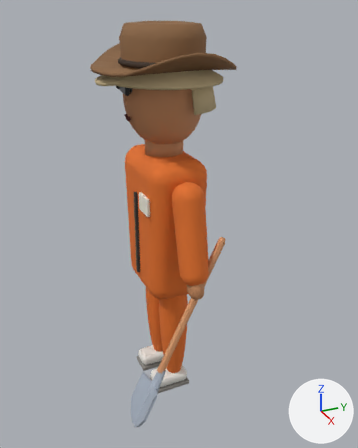
A saved change to the glTF model public/models/camper.glb.
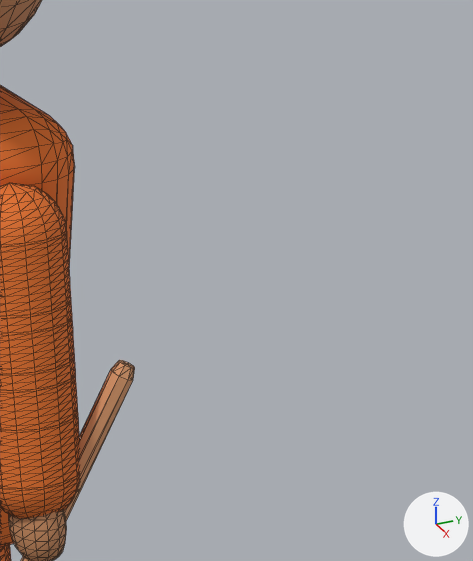
Each version is shown whole from a 50 mm camera at (3.15, -1.3, 2.94) aimed at (0.07, 0.08, 1.4), then close up on the part from 51% to 92% of the width and 28% to 67% of the height. The lights are fixed; the arrows at lower right show +X, +Y and +Z. The last two pictures show the newer version. The close-ups show mesh edges as thin lines. Where no turn or scale is listed for an object, it has been applied to the vertices.

Objects in the first close-up: 'CGLCamper_Head', 'CGLCamper_R_Hand', 'CGLCamper_R_ShovelShaft', 'CGLCamper_R_Sleeve', 'CGLCamper_Torso' and 2 more.
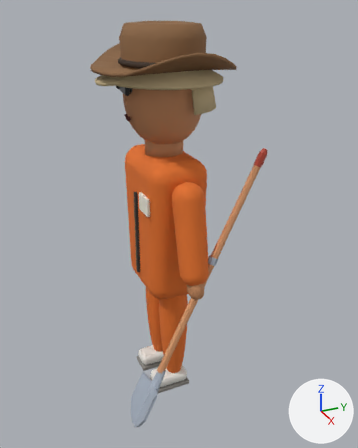
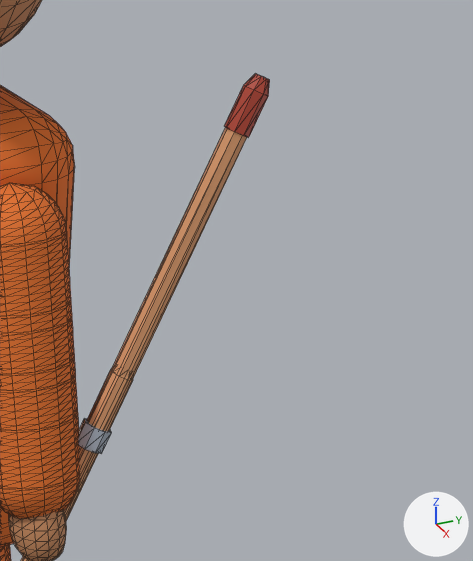
Location of each change, [x1, y1, x2, y2] in pixels of the close-ups (473 x 561 px):
'CGLCamper_R_ShovelShaftLong', added (orange): after [112, 128, 247, 378]
'CGLCamper_R_ShovelCapLong', added (red): after [224, 74, 270, 138]
'CGLCamper_R_ShovelCollarLong', added: after [78, 418, 112, 453]

Patch to the scene script:
```diff
--- a/public/models/camper.glb.py
+++ b/public/models/camper.glb.py
@@ mat_cgl_longcapred @@
+mat_cgl_longcapred = principled_material('CGL_LongCapRed')
+mat_cgl_longcapred.base_color = (0.434, 0.0513, 0.0252)  # red #b0402c
+mat_cgl_longcapred.roughness = 0.6
@@ me_cglcamper_r_shovelshaftlong @@
+me_cglcamper_r_shovelshaftlong.from_pydata(...)  # 18 vertices, 32 faces; spans x -0.026..0.026, y -0.023..0.723, z -0.011..1.449
+me_cglcamper_r_shovelshaftlong.materials.append(mat_cgl_woodpeach)  # orange #d99a6c
@@ me_cglcamper_r_shovelcollarlong @@
+me_cglcamper_r_shovelcollarlong.from_pydata(...)  # 18 vertices, 32 faces; spans x -0.0325..0.0325, y -0.0292..0.0511, z -0.0142..0.0592
+me_cglcamper_r_shovelcollarlong.materials.append(mat_cgl_steelblue)  # light grey #a9b3c1
@@ me_cglcamper_r_shovelcaplong @@
+me_cglcamper_r_shovelcaplong.from_pydata(...)  # 26 vertices, 48 faces; spans x -0.0273..0.0273, y -0.0245..0.0666, z -0.012..0.1147
+me_cglcamper_r_shovelcaplong.materials.append(mat_cgl_longcapred)  # red #b0402c
@@ ob_cglcamper_r_shovelshaftlong @@
+ob_cglcamper_r_shovelshaftlong = bpy.data.objects.new('CGLCamper_R_ShovelShaftLong', me_cglcamper_r_shovelshaftlong)
+ob_cglcamper_r_shovelshaftlong.location = (0.545, -0.276, 0.509)
@@ ob_cglcamper_r_shovelcollarlong @@
+ob_cglcamper_r_shovelcollarlong = bpy.data.objects.new('CGLCamper_R_ShovelCollarLong', me_cglcamper_r_shovelcollarlong)
+ob_cglcamper_r_shovelcollarlong.location = (0.545, 0.11, 1.3)
@@ ob_cglcamper_r_shovelcaplong @@
+ob_cglcamper_r_shovelcaplong = bpy.data.objects.new('CGLCamper_R_ShovelCapLong', me_cglcamper_r_shovelcaplong)
+ob_cglcamper_r_shovelcaplong.location = (0.545, 0.425, 1.948)
```
